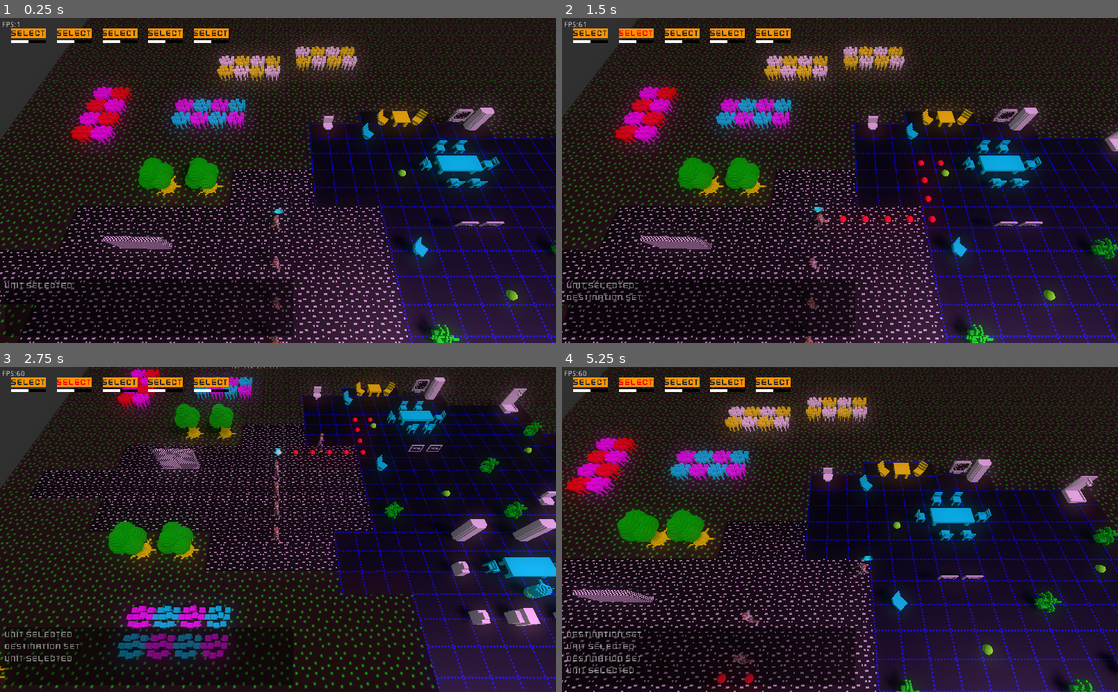
Above: before the commit, frames 1-4 (two rows, left to right).
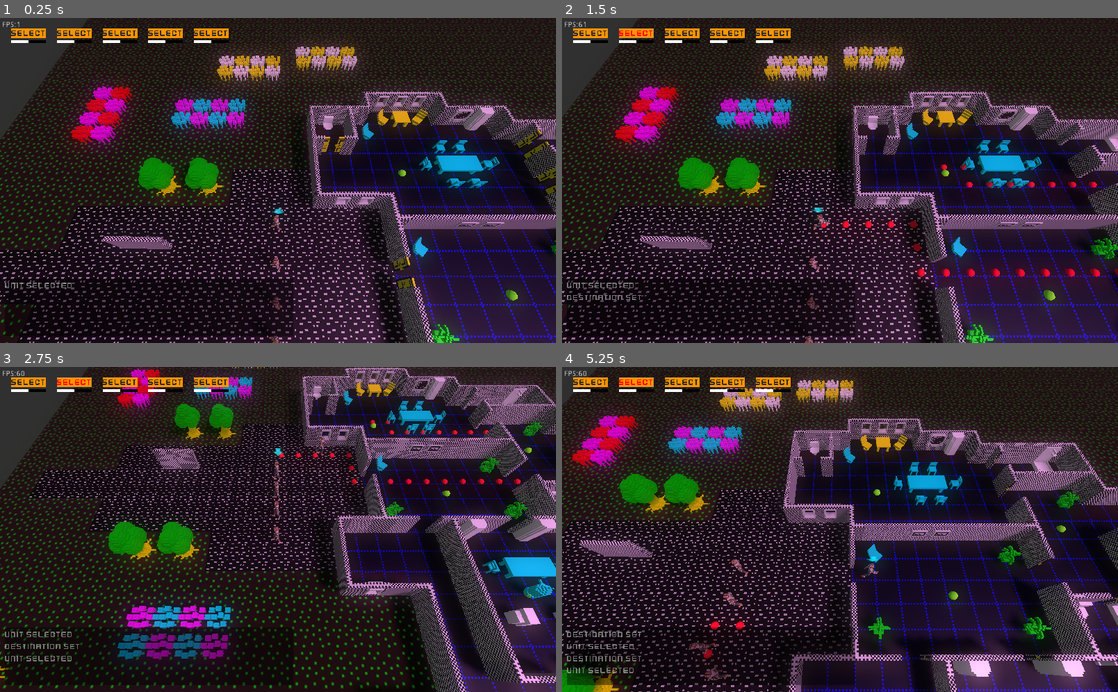
Above: after the commit, the same moments.

Repository: SteveSmith16384/LaserFodder
Game: Godot game, scene res://Main.tscn
Two runs of this game, one before a commit and one after it. Both use one fixed random seed, a clock stepped at 60 frames per second and the inputs below.
Inputs (mouse positions are in pixels of both pictures, inside the frame that each line leads up to):
- Up to frame 1 (0.25 s): no input
- Up to frame 2 (1.5 s): click "Select" at 0.5 s; move the mouse to (962, 164) at 1.27 s; hold Right (ui_right) from 1.28 s (still down); tap 1 (unit_1) at 1.35 s; click (962, 164) at 1.42 s
- Up to frame 3 (2.75 s): move the mouse to (166, 545) at 2.02 s; release Right (ui_right) at 2.03 s; hold Down (ui_down) from 2.03 s (still down); tap 2 (unit_2) at 2.1 s
- Up to frame 4 (5.25 s): move the mouse to (895, 458) at 2.77 s; release Down (ui_down) at 2.78 s; hold Right (ui_right) 2.78-3.53 s; tap one key every 0.75 s from 2.85 s: 3 (unit_3) 4 (unit_4) 5 (unit_5) 1 (unit_1); move the mouse to (812, 594) at 3.52 s; hold Up (ui_up) 3.53-4.28 s; click (812, 594) at 3.67 s; move the mouse to (1006, 578) at 4.27 s; hold Left (ui_left) from 4.28 s (still down); move the mouse to (673, 480) at 5.02 s

The runs differ from the first frame. In frame 1, 6.7% of the frame differs, in the area x 52-100%, y 22-100%; in frame 2, 7.1%; in frame 3, 13%; in frame 4, 41%, in the area x 0-100%, y 0-100%.

Commit message:
More A* bugs fixed

Diff:
--- a/src/GenerateAStar.gd
+++ b/src/GenerateAStar.gd
@@ -23,7 +23,7 @@
 			pointid += 1
 			astar.add_point(pointid, Vector3(x, 0, z))
 
-			if pointid == 144:
+			if pointid == 487:
 				pass
 
 			$CheckCanSeeRay.translation.x = x - self.translation.x
@@ -39,7 +39,8 @@
 				var can_see = $CheckCanSeeRay.can_see_point(Vector3(-sq_size, 0, 0))
 				if can_see == null:
 					astar.connect_points(pointid, pointid - 1)
-					#return
+#					if pointid == 488:
+#						return
 				else:
 					#print("Can't see")
 					pass
@@ -60,5 +61,5 @@
 
 	Globals.astar = astar
 
-	var path = astar.get_point_path(1, 5+points_per_row)
+	#var path = astar.get_point_path(1, 5+points_per_row)
 	pass
--- a/src/Scenery/WallCorner.tscn
+++ b/src/Scenery/WallCorner.tscn
@@ -9,7 +9,7 @@
 roughness = 0.5
 
 [sub_resource type="BoxShape" id=2]
-extents = Vector3( 0.497939, 1.02229, 0.486872 )
+extents = Vector3( 0.172112, 1.02229, 0.486872 )
 
 [node name="WallCorner" type="StaticBody"]
 collision_layer = 3
@@ -20,5 +20,9 @@
 material/0 = SubResource( 1 )
 
 [node name="CollisionShape" type="CollisionShape" parent="."]
-transform = Transform( 1, 0, 0, 0, 1, 0, 0, 0, 1, 0, 1.04424, 0 )
+transform = Transform( 1, 0, 0, 0, 1, 0, 0, 0, 1, -0.320006, 1.04424, 0 )
 shape = SubResource( 2 )
+
+[node name="CollisionShape2" type="CollisionShape" parent="."]
+transform = Transform( -4.37114e-08, 0, 1, 0, 1, 0, -1, 0, -4.37114e-08, 0.028445, 1.04424, 0.34134 )
+shape = SubResource( 2 )
--- a/src/SternersHouse.tscn
+++ b/src/SternersHouse.tscn
@@ -1209,7 +1209,6 @@
 
 [node name="Walls" type="Spatial" parent="."]
 transform = Transform( 1, 0, 0, 0, 1, 0, 0, 0, 1, -18.098, 0, -6.10605 )
-visible = false
 
 [node name="WallCorner46" parent="Walls" instance=ExtResource( 5 )]
 transform = Transform( -1.62921e-07, 0, 1, 0, 1, 0, -1, 0, -1.62921e-07, 36.4602, 0, 7.6739 )
@@ -2178,7 +2177,7 @@
 transform = Transform( 1, 0, 0, 0, 1, 0, 0, 0, 1, -2.75436, 0, 8.76389 )
 
 [node name="GenerateAStar" parent="." instance=ExtResource( 35 )]
-transform = Transform( 1, 0, 0, 0, 1, 0, 0, 0, 1, -23.936, 1, -19.495 )
+transform = Transform( 1, 0, 0, 0, 1, 0, 0, 0, 1, -23.736, 1, -20.695 )
 
 [node name="Position3D" type="Position3D" parent="GenerateAStar"]
 transform = Transform( 1, 0, 0, 0, 1, 0, 0, 0, 1, 62.4165, 0.68757, 46.0579 )
--- a/src/systems/PlayerAISystem.gd
+++ b/src/systems/PlayerAISystem.gd
@@ -68,7 +68,7 @@
 	next_dest.y = player.translation.y
 
 	var dir:Vector3 = next_dest - player.translation
-	if dir.length() < 1: # Reached point
+	if dir.length() < .5: # Reached point
 		can_move.route_index += 1
 		if can_move.route_index >= can_move.route_points.size():
 			 # Reached destination
